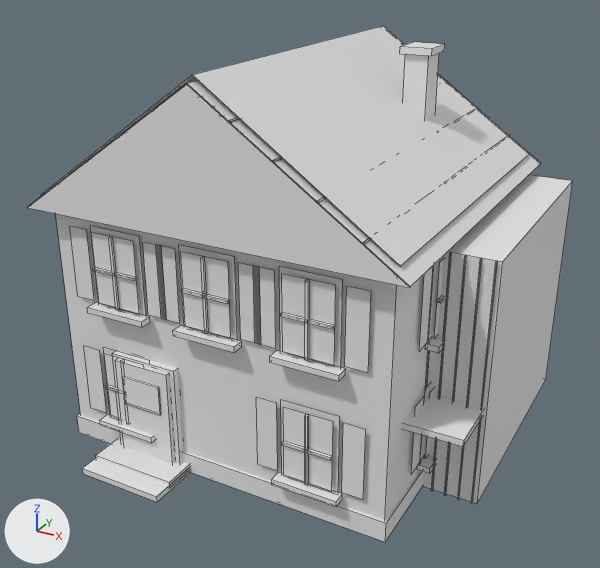
What one commit did to the FBX model Assets/Snowglow/Levels/AlpsTerrainTest/BuildingFaceRepair/Sources/Building_11.fbx.
Before and after are seen from a camera (50 mm lens) standing at (8.95, -16.52, 11.48) and looking at (0.35, -0.88, 3.67). Arrows for +X, +Y and +Z are at lower left; the lights stay in place. The picture after the commit comes second. Mesh edges are drawn as thin lines. Where no turn or scale is listed for an object, it has been applied to the vertices.

Objects in the first picture: 'Architecture', 'SnowCover', 'Windows'.
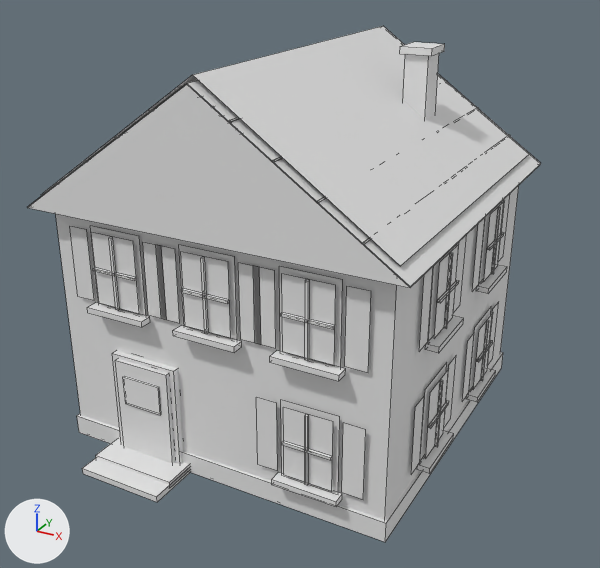
Where the change shows, as pixel boxes (x1, y1, x2, y2) in the pictures (600 x 568 px):
'Architecture', reshaped
    before: (28, 42, 573, 542)
    after: (28, 42, 541, 542)
'Windows', reshaped
    before: (91, 232, 443, 491)
    after: (91, 201, 505, 491)
part 1 of me_small_gabled_timber_house_opaque_windows_001, deleted
    before: (104, 354, 144, 419)
part 2 of me_small_gabled_timber_house_architecture_001, deleted
    before: (84, 175, 573, 504)
part 3 of me_small_gabled_timber_house_architecture_001, added
    after: (237, 129, 541, 288)

Patch to the scene script:
```diff
--- a/Assets/Snowglow/Levels/AlpsTerrainTest/BuildingFaceRepair/Sources/Building_11.fbx.py
+++ b/Assets/Snowglow/Levels/AlpsTerrainTest/BuildingFaceRepair/Sources/Building_11.fbx.py
@@ me_small_gabled_timber_house_architecture_001 @@
 # used by ob_architecture; location = (0.0, 0.0, 0.0)
 # verts and faces of me_small_gabled_timber_house_architecture_001; kept vertices keep their numbers, new ones are numbered from 924
 # before: 4 (-4.0, -4.0, 5.8), 5 (4.0, -4.0, 5.8) at pixel (397, 275), 6 (4.0, 4.0, 5.8), 7 (-4.0, 4.0, 5.8), 700 (-4.4, -4.4, 5.8) at pixel (27, 207)
 # before: 701 (4.4, -4.4, 5.8) at pixel (410, 287), 703 (-4.4, 4.4, 5.8), 704 (4.4, 4.4, 5.8) at pixel (540, 164)
-me_small_gabled_timber_house_architecture_001.from_pydata(...)  # 924 vertices, 568 faces; spans x -4.4..5.3, y -5.26..4.4, z -0.01..8.89
+me_small_gabled_timber_house_architecture_001.from_pydata(...)  # 832 vertices, 509 faces; spans x -4.4..4.4, y -5.26..4.4, z -0.01..8.89
+# me_small_gabled_timber_house_architecture_001 part 2: 13 loose pieces with 92 vertices, spanning x -3.55..5.3, y -4.32..4.0, z 0.0..5.6, are deleted
+# me_small_gabled_timber_house_architecture_001 part 3
+faces += [(5, 6, 704, 701), (6, 7, 703, 704), (4, 700, 703, 7), (4, 5, 701, 700)]
 me_small_gabled_timber_house_architecture_001.materials.append(mat_rebuild_buildingpalette_architecture)
@@ me_small_gabled_timber_house_opaque_windows_001 @@
 # used by ob_windows; location = (0.0, 0.0, 0.0)
-me_small_gabled_timber_house_opaque_windows_001.from_pydata(...)  # 80 vertices, 20 faces; spans x -4.14..4.14, y -4.14..4.14, z 0.87..7.4
+me_small_gabled_timber_house_opaque_windows_001.from_pydata(...)  # 76 vertices, 19 faces; spans x -4.14..4.14, y -4.14..4.14, z 0.87..7.4
+# me_small_gabled_timber_house_opaque_windows_001 part 1: the loose piece of 4 vertices spanning x -2.88..-1.76, y -4.14, z 0.88..2.53 is deleted
 me_small_gabled_timber_house_opaque_windows_001.materials.append(mat_rebuild_buildingpalette_windows)
```
